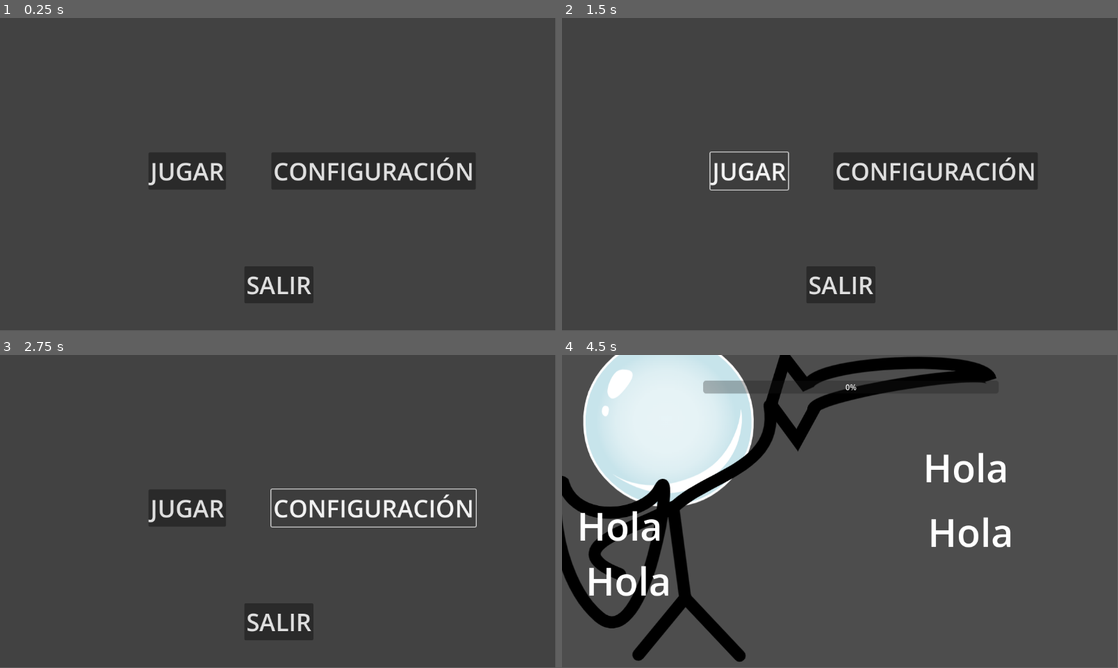
Above: before the commit, frames 1-4 (two rows, left to right).
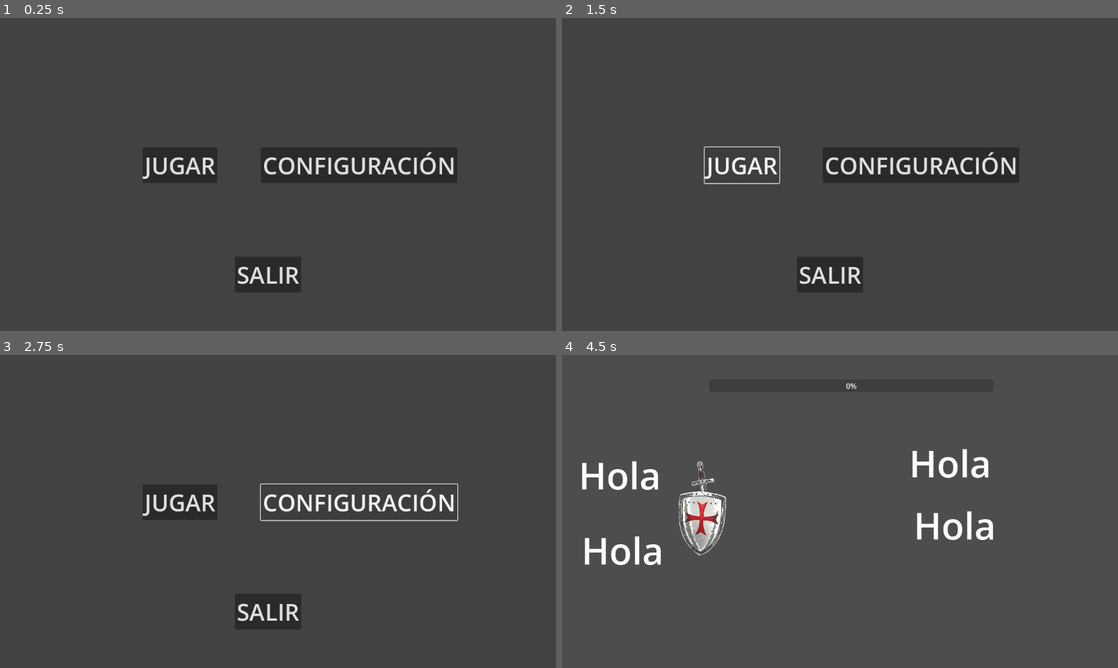
Above: after the commit, the same moments.

Repository: Jeremy7oro/Proyecto-hombres-pez-burbuja
Game: Godot game, scene res://Menus/Menu.tscn
The game is run twice, just before and just after one commit, with the same random seed, the same clock (stepped at 60 frames per second) and the same inputs.
Inputs:
- Up to frame 1 (0.25 s): no input
- Up to frame 2 (1.5 s): click "JUGAR" at 0.5 s; click "JUGAR" at 1.25 s
- Up to frame 3 (2.75 s): click "CONFIGURACIÓN" at 2 s
- Up to frame 4 (4.5 s): hold 1 (Arriba) 2.78-3.53 s; hold R 2.78-3.53 s; tap Enter at 3.5 s; hold 3 (Abajo) 3.53-4.28 s; tap 2 (Medio) at 3.6 s; tap R at 3.8 s; hold 1 (Arriba) from 4.28 s (still down); hold R from 4.28 s (still down)
The window is 799x449 before the commit and 800x450 after it. Grey fills any space a smaller window leaves; there, only what the larger window draws over its background counts as a difference.

The runs differ from the first frame. In frame 1, 2.5% of the frame differs, in the area x 25-85%, y 42-89%; in frame 2, 2.8%; in frame 3, 3.2%; in frame 4, 25%, in the area x 0-81%, y 0-98%.

Commit message:
Subí los sonidos perdidos

Diff:
--- a/Prototipo/PvCPU.tscn
+++ b/Prototipo/PvCPU.tscn
@@ -1,49 +1,40 @@
-[gd_scene load_steps=9 format=3 uid="uid://fsec0kfmaw1x"]
+[gd_scene load_steps=7 format=3 uid="uid://fsec0kfmaw1x"]
 
 [ext_resource type="Script" path="res://Prototipo/player1.gd" id="1_8gn6f"]
 [ext_resource type="Script" path="res://Prototipo/cpu.gd" id="2_b3f0h"]
-[ext_resource type="Texture2D" uid="uid://c3roknxkljmn5" path="res://ARTE/prototipo/Drawing (7).png" id="2_ksaq2"]
-[ext_resource type="Texture2D" uid="uid://djlemax3gtr3q" path="res://ARTE/prototipo/Drawing (10).png" id="3_ftnql"]
+[ext_resource type="Texture2D" uid="uid://m7narcwg12qu" path="res://ARTE/imagenes/Escudo.png" id="2_qeoj1"]
 [ext_resource type="Script" path="res://Prototipo/tiempo.gd" id="3_q76w2"]
-[ext_resource type="Texture2D" uid="uid://dhrm2se7ssyek" path="res://ARTE/prototipo/Drawing (11).png" id="4_7fsvn"]
+[ext_resource type="Texture2D" uid="uid://d3bu8sjqaf3mm" path="res://ARTE/imagenes/Espada.png" id="3_r7tc2"]
 [ext_resource type="Script" path="res://Prototipo/win.gd" id="4_cavki"]
-[ext_resource type="Texture2D" uid="uid://bv13lbdan1cwk" path="res://ARTE/prototipo/Drawing (8).png" id="5_2wbi8"]
 
 [node name="PvCPU" type="Node2D"]
 
 [node name="Player1" type="Node2D" parent="."]
-position = Vector2(215, 185)
 script = ExtResource("1_8gn6f")
 
-[node name="Burbuja" type="Sprite2D" parent="Player1"]
-position = Vector2(7, -48)
-texture = ExtResource("2_ksaq2")
+[node name="Espada" type="Sprite2D" parent="Player1"]
+position = Vector2(300, 319)
+scale = Vector2(0.4, 0.4)
+texture = ExtResource("3_r7tc2")
 
 [node name="Escudo" type="Sprite2D" parent="Player1"]
-position = Vector2(-116, 223)
-texture = ExtResource("3_ftnql")
-
-[node name="Espada" type="Sprite2D" parent="Player1"]
-position = Vector2(446, -94)
-texture = ExtResource("4_7fsvn")
-
-[node name="Cuerpo" type="Sprite2D" parent="Player1"]
-position = Vector2(37, 180)
-texture = ExtResource("5_2wbi8")
+position = Vector2(300, 363)
+scale = Vector2(0.4, 0.4)
+texture = ExtResource("2_qeoj1")
 
 [node name="Label" type="Label" parent="Player1"]
-offset_left = -184.0
-offset_top = 114.0
-offset_right = -6.0
-offset_bottom = 224.0
+offset_left = 36.0
+offset_top = 204.0
+offset_right = 214.0
+offset_bottom = 314.0
 theme_override_font_sizes/font_size = 80
 text = "Hola"
 
 [node name="Label2" type="Label" parent="Player1"]
-offset_left = -166.0
-offset_top = 228.0
-offset_right = 12.0
-offset_bottom = 338.0
+offset_left = 42.0
+offset_top = 366.0
+offset_right = 220.0
+offset_bottom = 476.0
 theme_override_font_sizes/font_size = 80
 text = "Hola"
 
@@ -66,9 +57,9 @@
 text = "Hola"
 
 [node name="tiempo" type="ProgressBar" parent="."]
-offset_left = 293.0
+offset_left = 318.0
 offset_top = 53.0
-offset_right = 906.0
+offset_right = 931.0
 offset_bottom = 80.0
 script = ExtResource("3_q76w2")
 
--- a/Prototipo/player1.gd
+++ b/Prototipo/player1.gd
@@ -3,6 +3,9 @@
 var Escudo : int
 var Espada : int
 
+#Animaciones
+@onready var esc_pos = $Escudo.position
+@onready var esp_pos = $Espada.position
 
 func _ready() -> void:
 	Escudo = 0
--- a/project.godot
+++ b/project.godot
@@ -24,6 +24,11 @@
 GLOBAL="*res://Prototipo/GLOBAL.gd"
 AudioManager="*res://Prototipo/audio_manager.tscn"
 
+[display]
+
+window/size/viewport_width=1200
+window/size/viewport_height=675
+
 [input]
 
 Arriba={
Binary file added: ARTE/imagenes/Cuerpo atraz.png
Not shown, added: ARTE/imagenes/Cuerpo atraz.png.import
Binary file added: ARTE/imagenes/Cuerpo delante.png
Not shown, added: ARTE/imagenes/Cuerpo delante.png.import
Binary file added: ARTE/imagenes/Escudo alto.png
Not shown, added: ARTE/imagenes/Escudo alto.png.import
Binary file added: ARTE/imagenes/Escudo.png
Not shown, added: ARTE/imagenes/Escudo.png.import
Binary file added: ARTE/imagenes/Espada baja.png
Not shown, added: ARTE/imagenes/Espada baja.png.import
Binary file added: ARTE/imagenes/Espada media.png
Not shown, added: ARTE/imagenes/Espada media.png.import
(and 33 more such lines)
